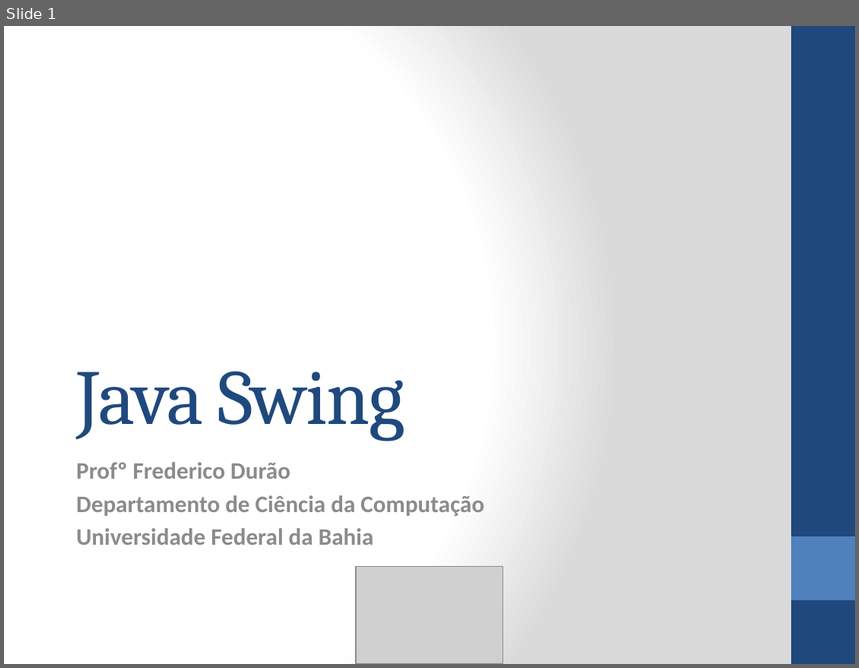
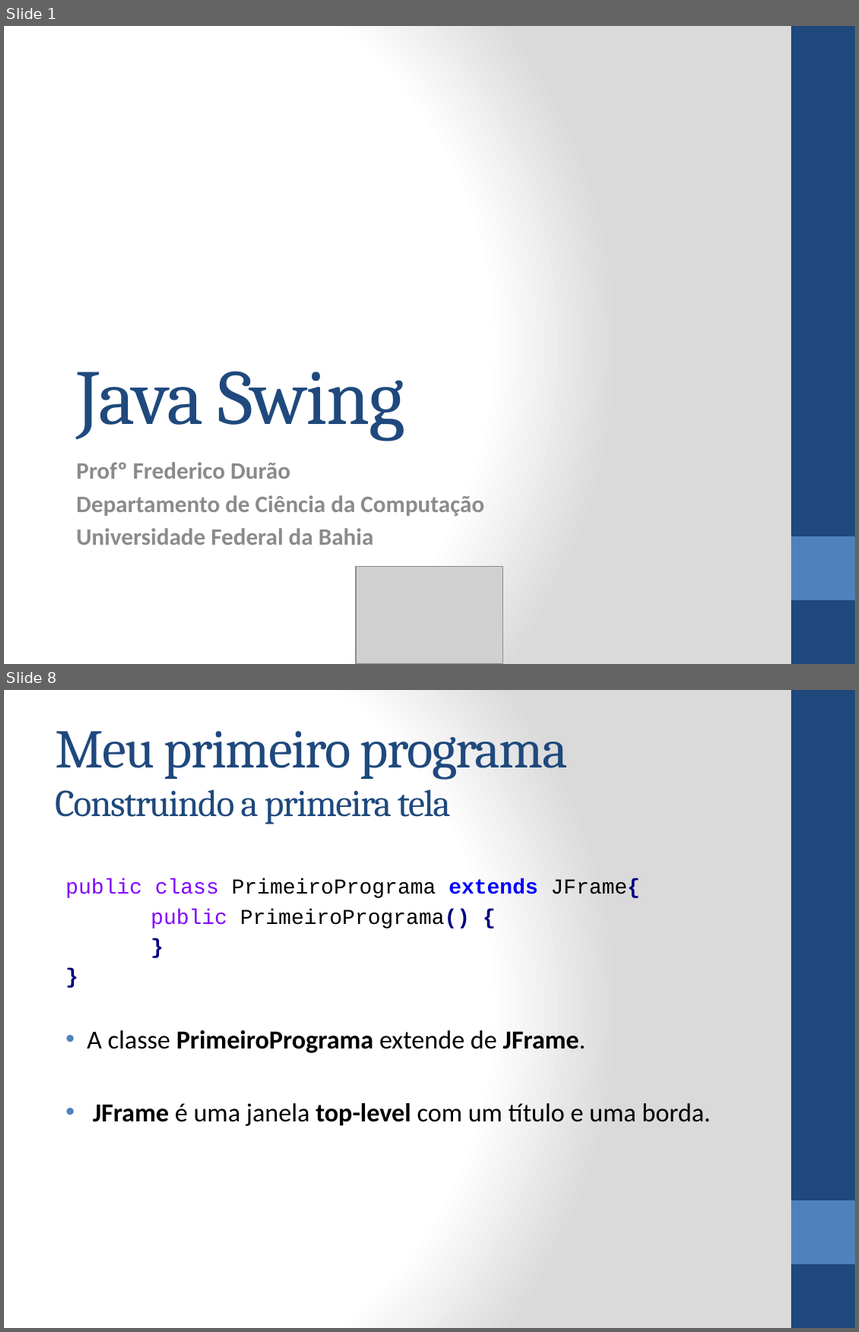
Before and after one commit to tiagogoncalves/dcc_ufba_mata55_monitoria_2014_1, a slide deck: slides/slide-swing/versão ppt/Java Swing.pptx. Shown one above the other, each under a label of ours: slide 1 before the commit, slides 1 and 8 after it; the slides between them are not shown. The pictures are 859x668 and 859x1332 pixels, drawn with LibreOffice and Linux fonts; fonts in the diff are those of the drawing; grey boxes stand for pictures. Boxes give left, top, right and bottom in pixels: in the first picture for what was removed or moved away, otherwise in the second. Text is boxed around its words. In the diff, an @@ line names an element or a change of style, - is before the commit and + after.

```diff
--- a/slides/slide-swing/versão ppt/Java Swing.pptx
+++ b/slides/slide-swing/versão ppt/Java Swing.pptx
@@ slide 8 added at (x1=4, y1=690, x2=855, y2=1328), background gradient #FFFFFF to #DADADA; not listed: 2 template elements that a slide beside it also shows @@
@@ title added at (x1=55, y1=731, x2=568, y2=825), 32 pt, text #1F497D @@
+Meu primeiro programa
+Construindo a primeira tela
@@ text added at (x1=66, y1=879, x2=711, y2=1126), 22 pt, text #000000 @@
+public class PrimeiroPrograma extends JFrame{
+public PrimeiroPrograma() {
+}
+}
+• A classe PrimeiroPrograma extende de JFrame.
+• JFrame é uma janela top-level com um título e uma borda.
```
Also in this commit, not shown: 52 other slides added, 2 slides removed, 3 other files.
